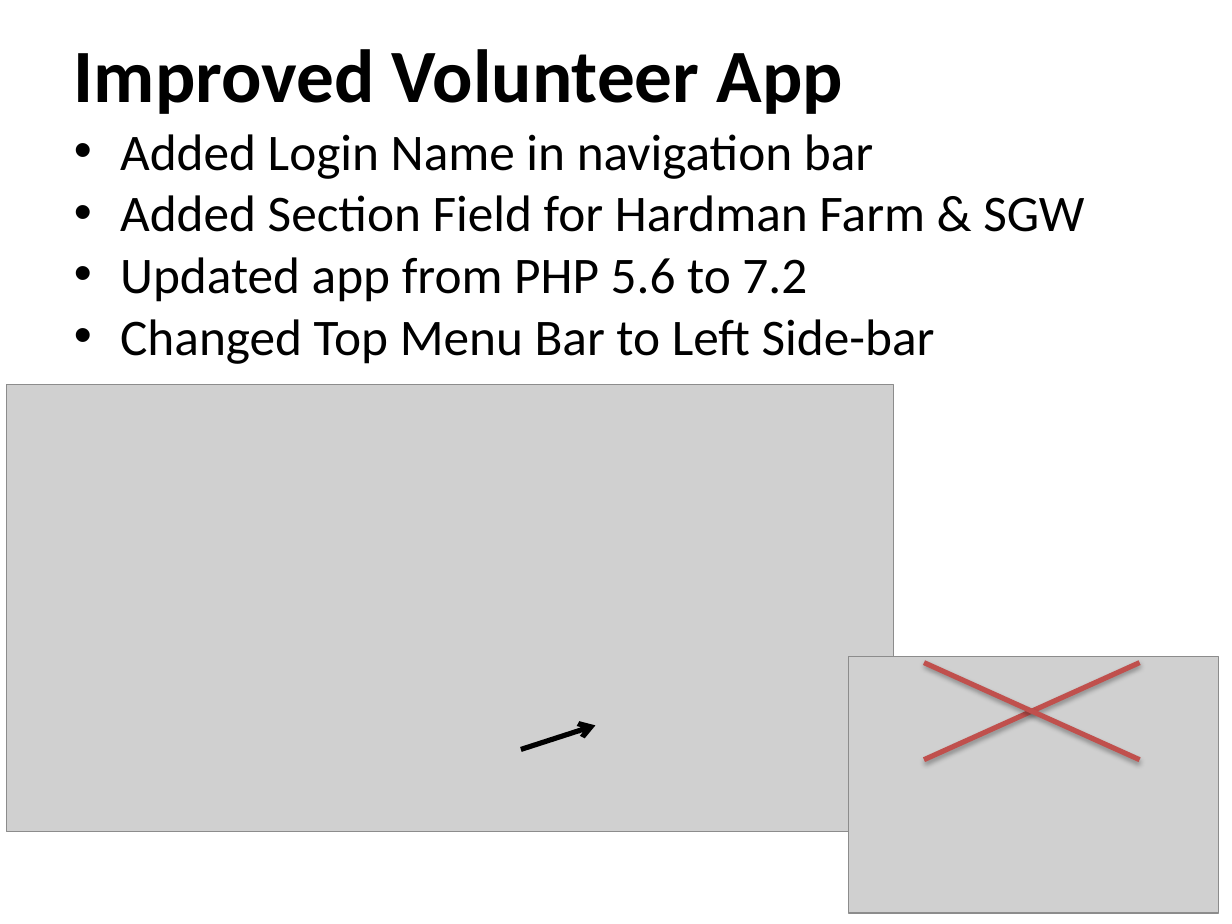
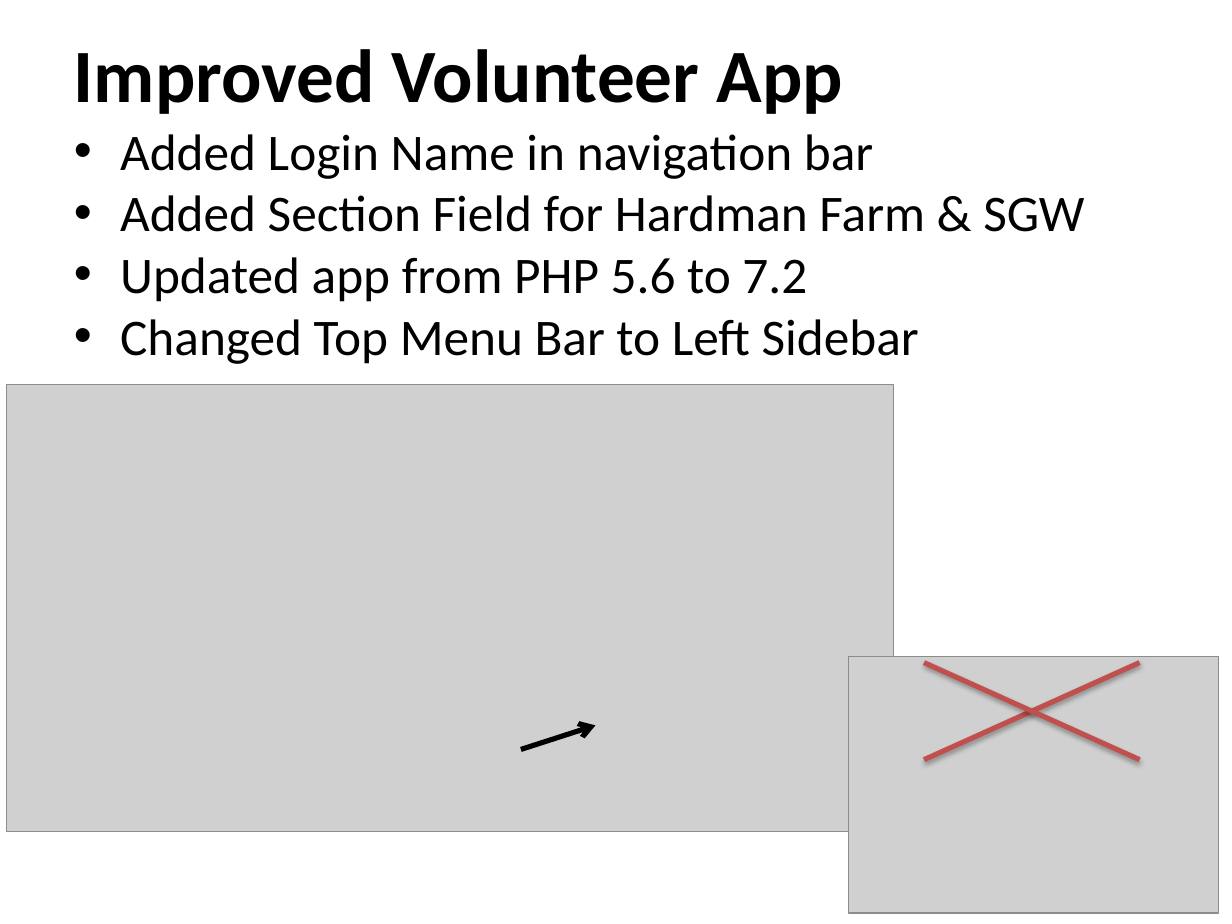
Before and after one commit to ehsantos11/MIST7590-Smithgall-Project, a slide deck: slide 10 of SGW Project Update 7Mar18.pptx. Drawn at 1232x924 pixels with LibreOffice and Linux fonts; fonts in the diff are those of the drawing; grey boxes stand for pictures; background and template pictures are left out. Boxes give left, top, right and bottom in pixels: in the first picture for what was removed or moved away, otherwise in the second. Text is boxed around its words. In the diff, an @@ line names an element or a change of style, - is before the commit and + after.

```diff
--- a/SGW Project Update 7Mar18.pptx
+++ b/SGW Project Update 7Mar18.pptx
@@ text at [120,319,919,364]: text changed @@
-• Changed Top Menu Bar to Left Side-bar
+• Changed Top Menu Bar to Left Sidebar
```
Also in this commit, not shown: 2 other slides changed.
